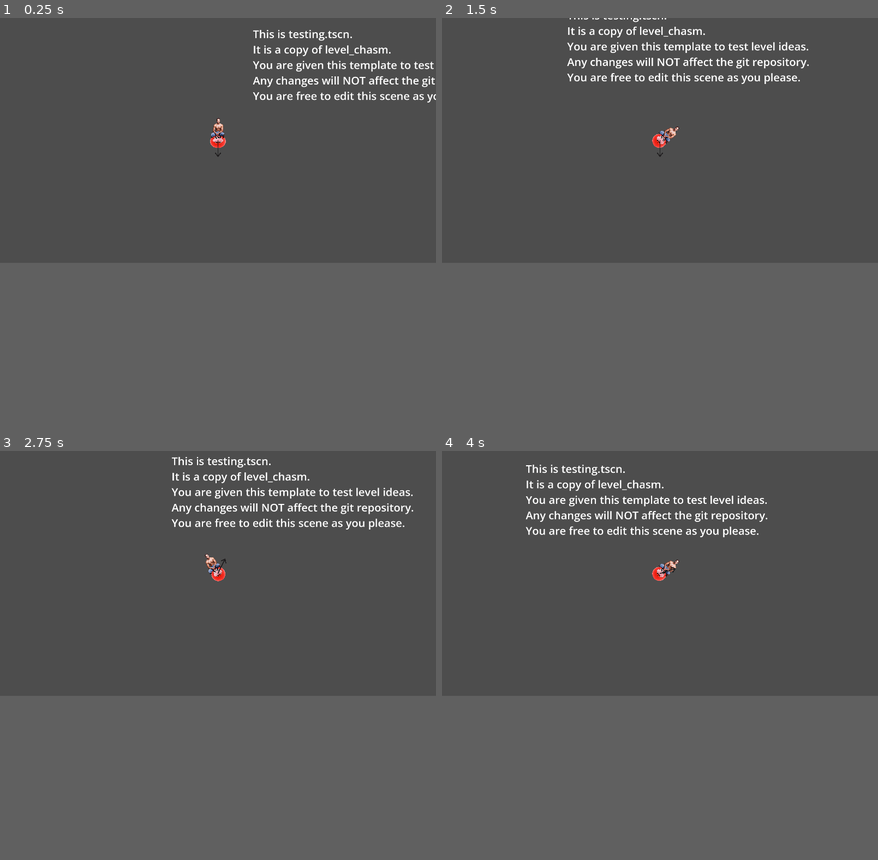
Above: before the commit, frames 1-4 (two rows, left to right).
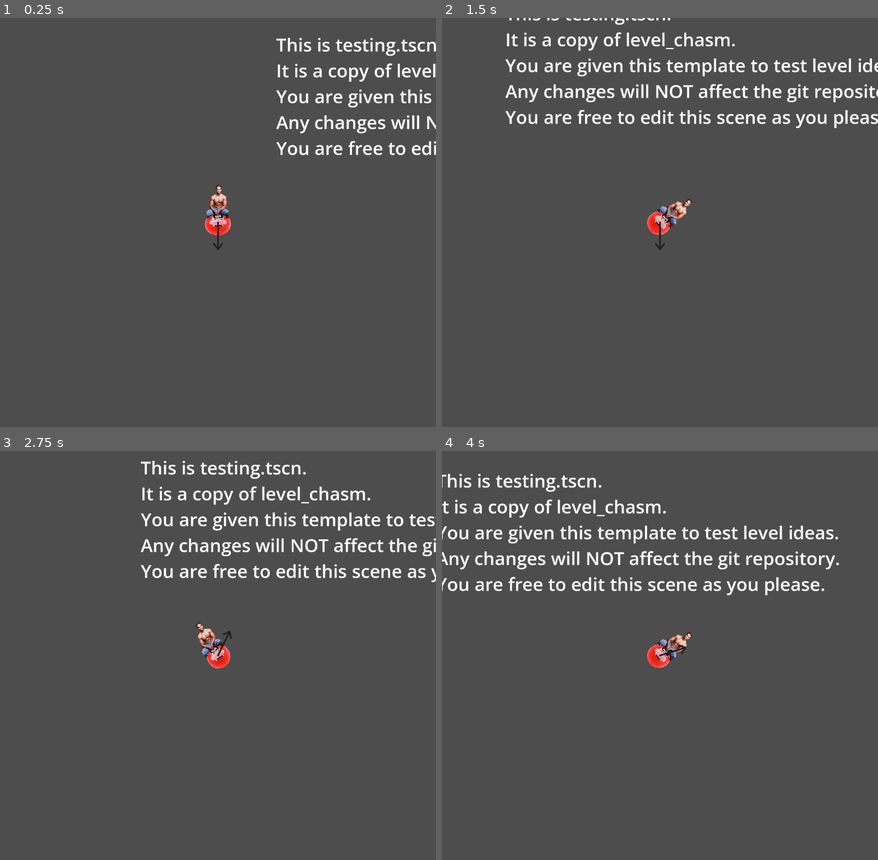
Above: after the commit, the same moments.

Repository: VGDCatumn/VGDC_FALL_26
Game: Godot game, scene res://Levels/testing.tscn
Same seed, same stepped clock (60 frames per second), same inputs: the game is played once before the commit and once after it.
Inputs:
- Up to frame 1 (0.25 s): no input
- Up to frame 2 (1.5 s): tap Enter (ui_accept) at 0.5, 0.77 s; hold D (move_right) from 0.53 s (still down); tap Tab (dev_mode) at 0.6, 1.35 s
- Up to frame 3 (2.75 s): tap Enter (ui_accept) at 1.52 s; release D (move_right) at 2.03 s; hold A (move_left) from 2.03 s (still down); tap Tab (dev_mode) at 2.1 s
- Up to frame 4 (4 s): release A (move_left) at 2.78 s; hold D (move_right) from 2.78 s (still down); tap Tab (dev_mode) at 2.85, 3.6 s; tap Enter (ui_accept) at 3.02, 3.77 s
In our replay, the window is 799x449 before the commit and 799x750 after it. These sizes can differ from the game's own. Grey fills any space a smaller window leaves; there, only what the larger window draws over its background counts as a difference.

The runs differ from the first frame. In frame 1, 4.0% of the frame differs, in the area x 46-100%, y 2-57%; in frame 2, 5.9%; in frame 3, 5.5%; in frame 4, 6.4%, in the area x 0-92%, y 3-54%.

Commit message:
Change project settings for window viewport

Diff:
--- a/Godot/project.godot
+++ b/Godot/project.godot
@@ -21,7 +21,6 @@
 
 [display]
 
-window/size/viewport_width=1920
 window/size/viewport_height=1080
 
 [global_group]
